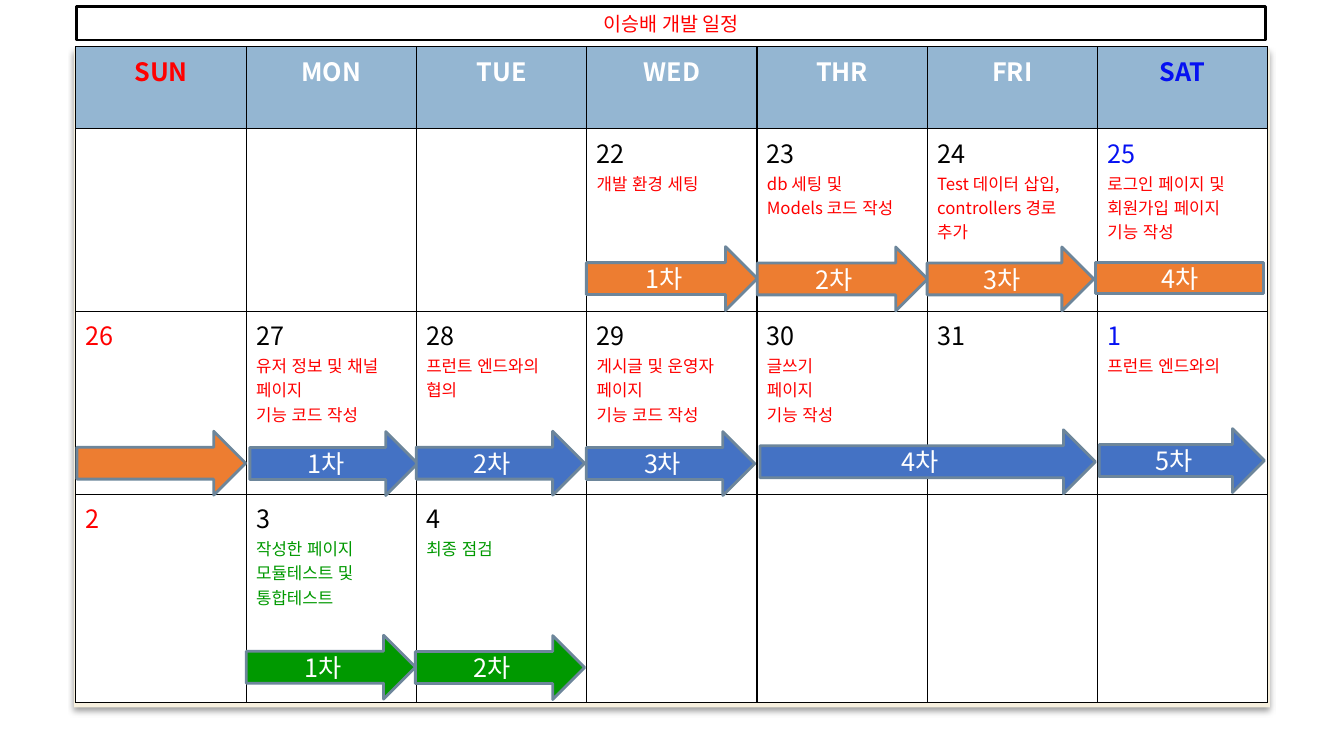
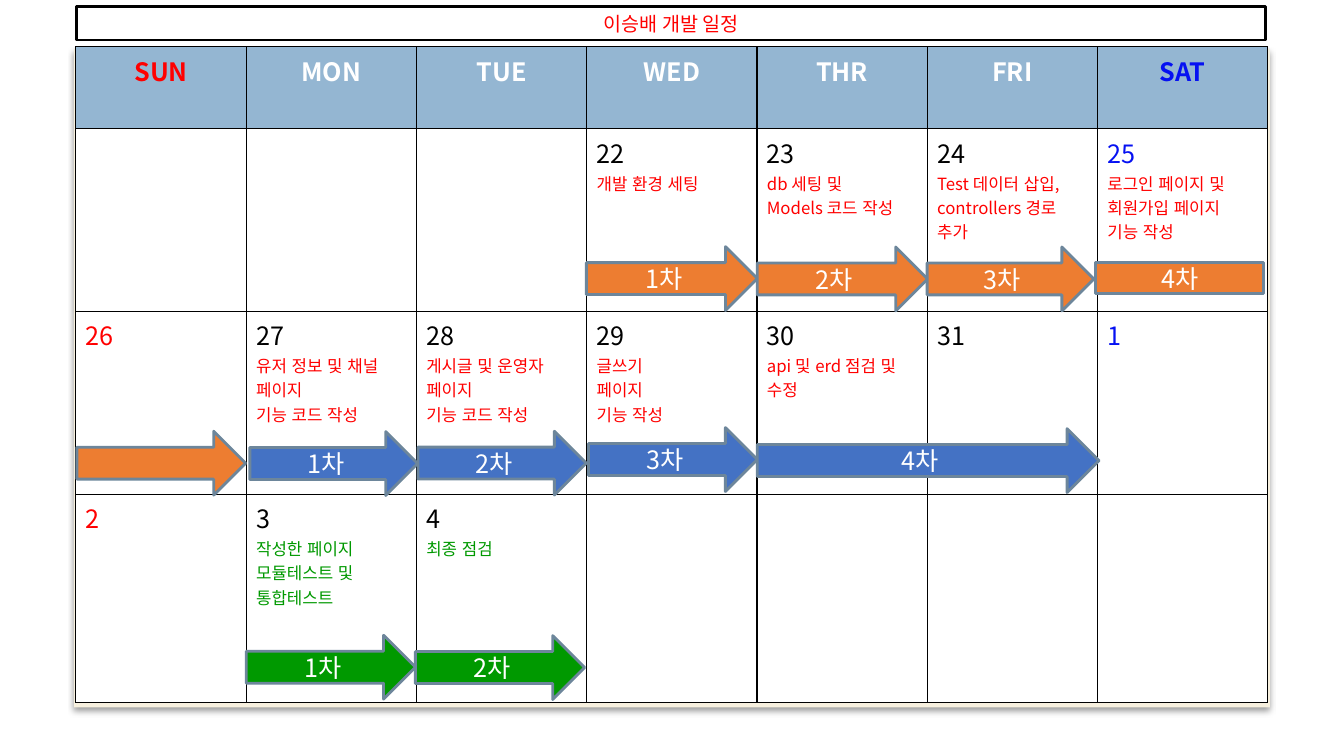
Before and after one commit to web5-kimgangmoon/teamproject_cloneCoding-Kim-Lee-Son-, a slide deck: slide 23 of 스케줄표.pptx. Drawn at 1344x756 pixels with LibreOffice and Linux fonts; fonts in the diff are those of the drawing; background and template pictures are left out. Boxes give left, top, right and bottom in pixels: in the first picture for what was removed or moved away, otherwise in the second. Text is boxed around its words. In the diff, an @@ line names an element or a change of style, - is before the commit and + after.

```diff
--- a/스케줄표.pptx
+++ b/스케줄표.pptx
@@ table at [76,46,1268,702] @@
-row 3: 26 | 27 / 유저 정보 및 채널 / 페이지 / 기능 코드 작성 | 28 / 프런트 엔드와의 / 협의 | 29 / 게시글 및 운영자 / 페이지 / 기능 코드 작성 | 30 / 글쓰기 / 페이지 / 기능 작성 | 31 | 1 / 프런트 엔드와의
+row 3: 26 | 27 / 유저 정보 및 채널 / 페이지 / 기능 코드 작성 | 28 / 게시글 및 운영자 / 페이지 / 기능 코드 작성 | 29 / 글쓰기 / 페이지 / 기능 작성 | 30 / api 및 erd 점검 및 수정 | 31 | 1
@@ right arrow "3차": place and size @@
-right arrow "3차" at [587,432,755,495]
+right arrow "3차" at [589,427,757,491]
@@ right arrow removed at [1099,429,1264,492] @@
-5차
```
Also in this commit, not shown: 5 other slides changed.
